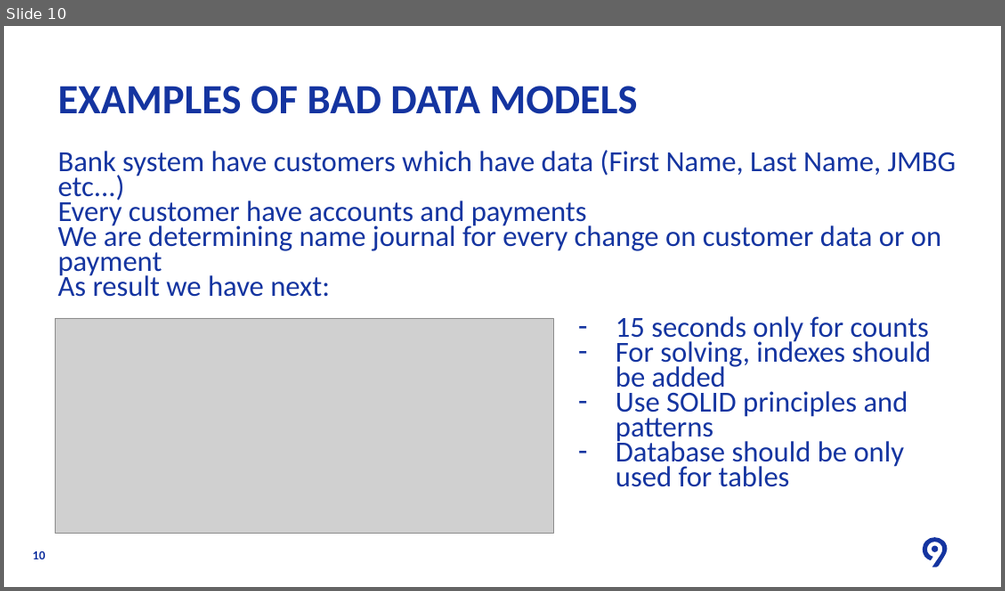
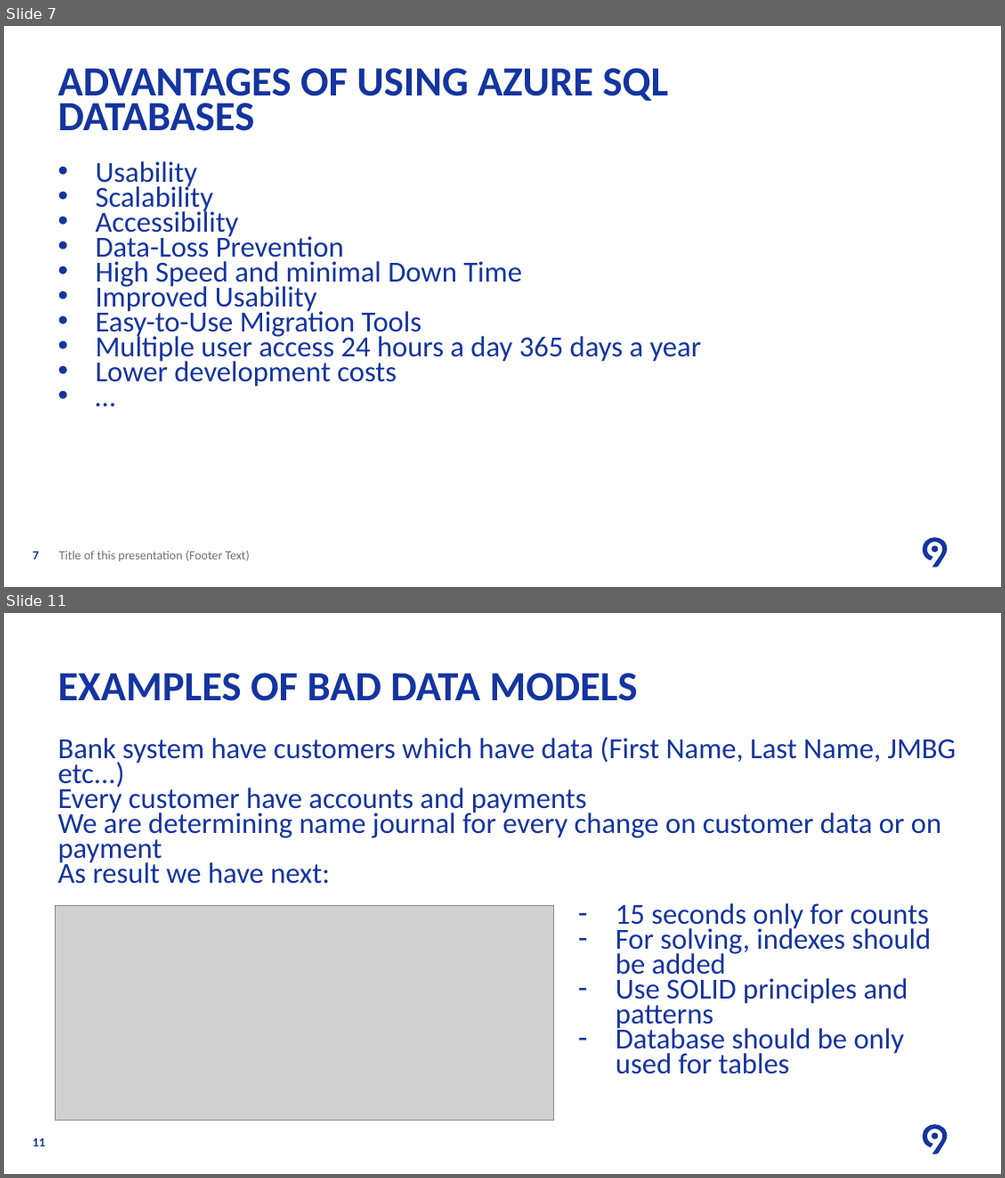
Before and after one commit to Levi9NS/Code9-2021, a slide deck: Azure Database (SQL and Cosmos)/SQL/Code9 2021 - SQL Database.pptx. Shown one above the other, each under a label of ours: slide 10 before the commit, slides 7 and 11 after it; the slides between them are not shown. The pictures are 1005x591 and 1005x1178 pixels, drawn with LibreOffice and Linux fonts; fonts in the diff are those of the drawing; grey boxes stand for pictures; background and template pictures are left out. Boxes give left, top, right and bottom in pixels: in the first picture for what was removed or moved away, otherwise in the second. Text is boxed around its words. In the diff, an @@ line names an element or a change of style, - is before the commit and + after.

```diff
--- a/Azure Database (SQL and Cosmos)/SQL/Code9 2021 - SQL Database.pptx
+++ b/Azure Database (SQL and Cosmos)/SQL/Code9 2021 - SQL Database.pptx
@@ slide 7 added at [4,26,1001,587], background #FFFFFF; not listed: 2 template elements that a slide beside it also shows @@
@@ title added at [58,68,669,131], 40 pt, text #1434A0, bold @@
+ADVANTAGES OF USING AZURE SQL DATABASES
@@ text added at [96,161,702,386], 28 pt, text #1434A0 @@
+• Usability
+• Scalability
+• Accessibility
+• Data-Loss Prevention
+• High Speed and minimal Down Time
+• Improved Usability
+• Easy-to-Use Migration Tools
+• Multiple user access 24 hours a day 365 days a year
+• Lower development costs
+• …
@@ page number added at [32,551,39,559], 12 pt, text #1434A0, bold @@
+7
@@ text added at [59,550,250,561], 12 pt, text #706F6F @@
+Title of this presentation (Footer Text)
@@ what was slide 10 is now slide 11 @@
@@ page number at [32,1138,45,1146]: text changed @@
-10
+11
```
Also in this commit, not shown: 5 slides changed, 3 other slides added, 3 slides removed.
